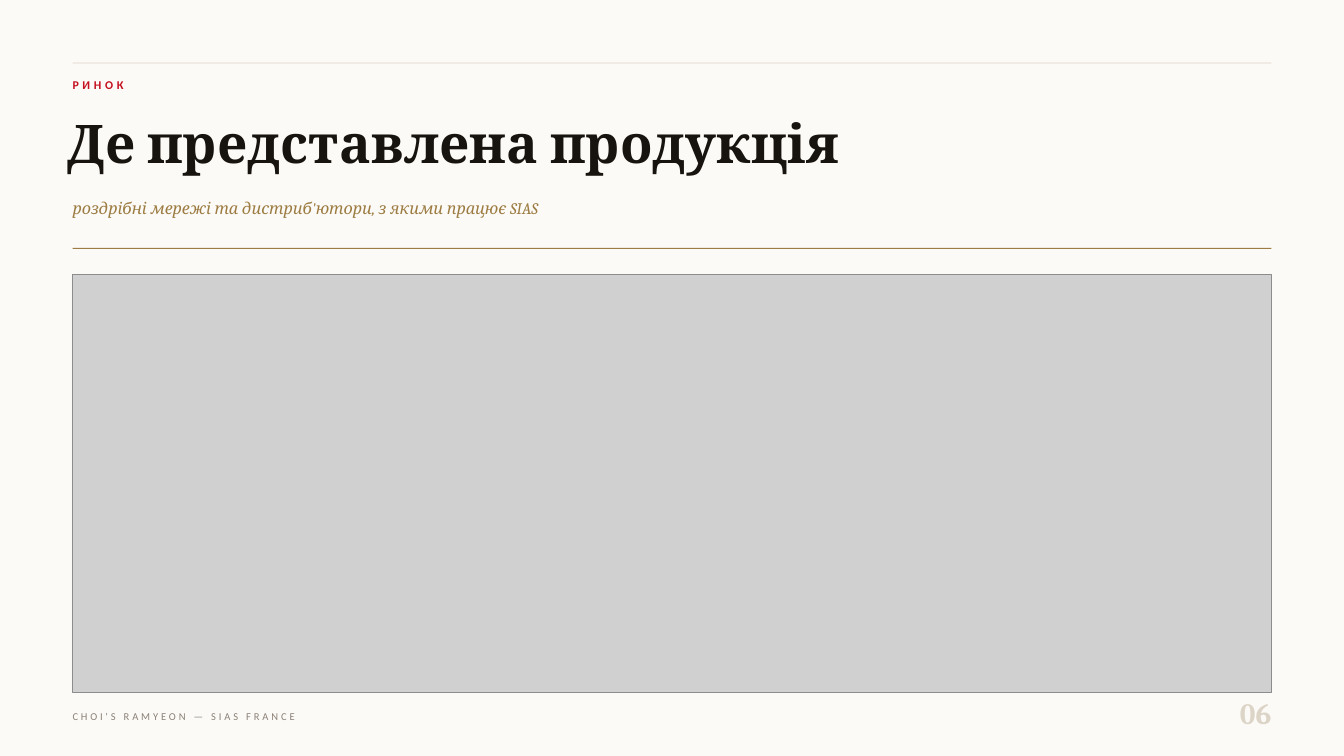
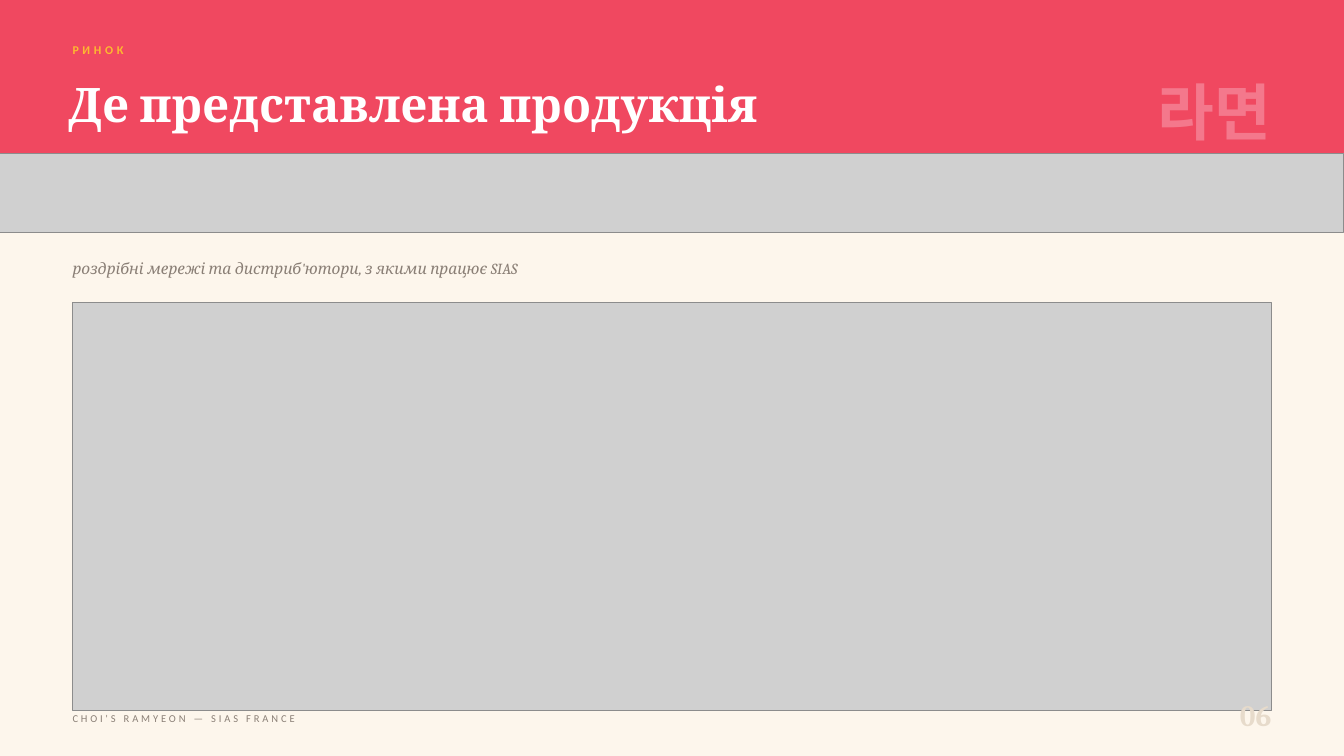
Before and after one commit to IllyaChaplygin/Chaplygin-Illya, a slide deck: slide 6 of sias_deck/SIAS_France_Presentation.pptx. Drawn at 1344x756 pixels with LibreOffice and Linux fonts; fonts in the diff are those of the drawing; grey boxes stand for pictures. Boxes give left, top, right and bottom in pixels: in the first picture for what was removed or moved away, otherwise in the second. Text is boxed around its words. In the diff, an @@ line names an element or a change of style, - is before the commit and + after.

```diff
--- a/sias_deck/SIAS_France_Presentation.pptx
+++ b/sias_deck/SIAS_France_Presentation.pptx
@@ background #FCFAF6 to #FDF6EC @@
@@ rectangle resized from (x1=73, y1=63, x2=1271, y2=64) to (x1=0, y1=0, x2=1344, y2=173) @@
@@ rectangle at (x1=0, y1=0, x2=1344, y2=173): fill #DCD4C6 to #F04860 @@
@@ text "РИНОК" moved from (x1=73, y1=81, x2=124, y2=89) to (x1=73, y1=46, x2=124, y2=54) @@
@@ text "РИНОК" at (x1=73, y1=46, x2=124, y2=54): text colour #C4101F to #FDB930 @@
@@ text "Де представлена продукція" moved from (x1=68, y1=122, x2=839, y2=176) to (x1=68, y1=85, x2=757, y2=134) @@
@@ text "Де представлена продукція" at (x1=68, y1=85, x2=757, y2=134): size 38 to 34 pt, text colour #17130F to #FFFFFF @@
@@ picture added at (x1=0, y1=153, x2=1344, y2=232) @@
@@ text "роздрібні мережі та дистриб'ютори, з ..." moved from (x1=73, y1=201, x2=538, y2=218) to (x1=73, y1=262, x2=518, y2=278) @@
@@ text "роздрібні мережі та дистриб'ютори, з ..." at (x1=73, y1=262, x2=518, y2=278): size 11.5 to 11 pt, text colour #9C7C42 to #8A7F76 @@
@@ rectangle removed at (x1=73, y1=248, x2=1271, y2=249) @@
@@ picture resized from (x1=73, y1=274, x2=1271, y2=693) to (x1=73, y1=302, x2=1271, y2=711) @@
@@ text "CHOI'S RAMYEON — SIAS FRANCE" at (x1=73, y1=715, x2=294, y2=722): text colour #8A8177 to #8A7F76 @@
@@ text "06" at (x1=1240, y1=710, x2=1271, y2=711): text colour #DCD4C6 to #E7DBCB @@
```
Also in this commit, not shown: 5 other slides changed, 20 other files.
